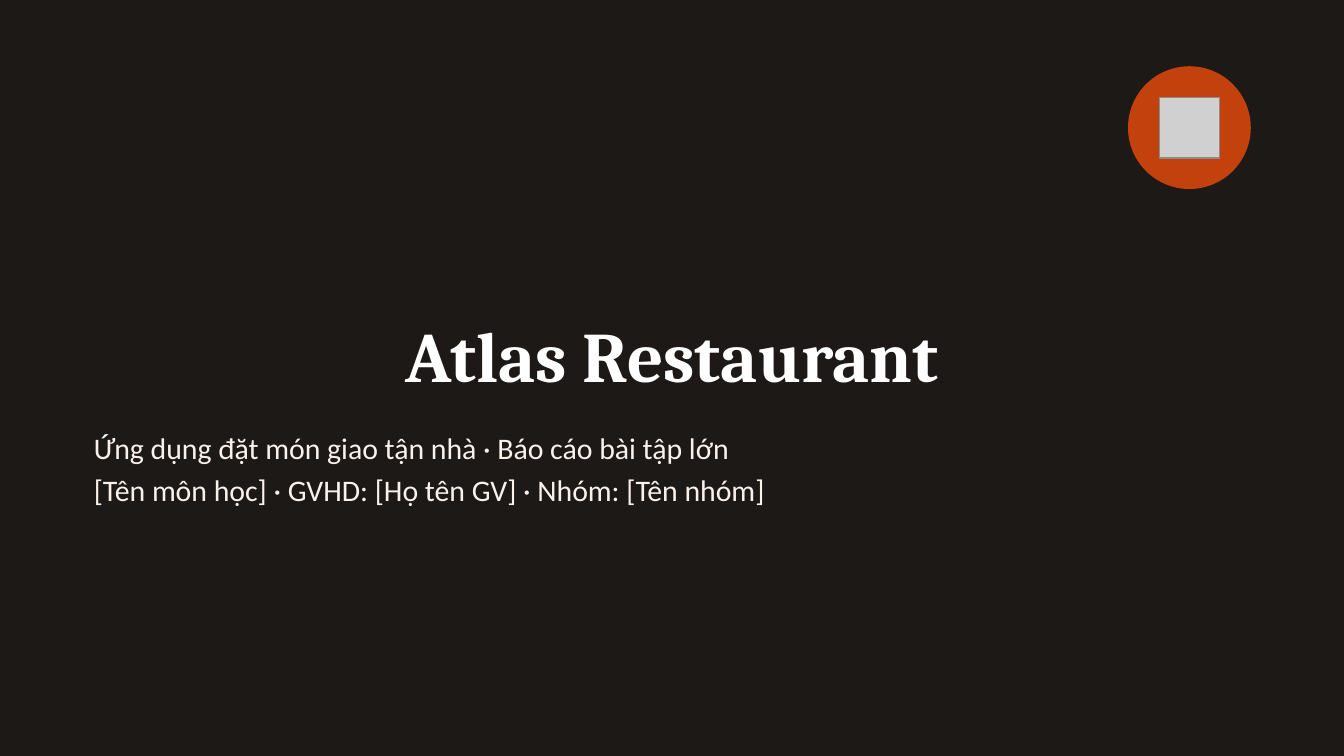
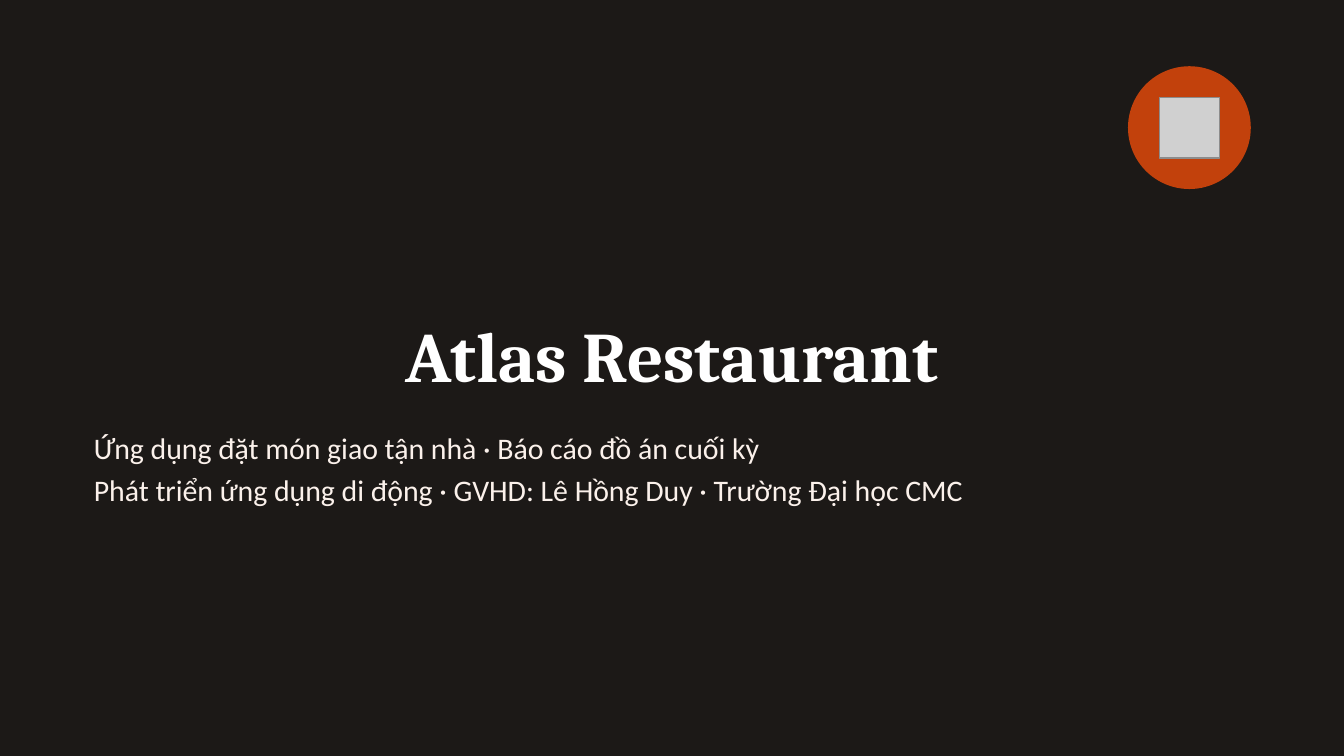
Before and after one commit to Anpham120/restaurant-ordering-mobile, a slide deck: slide 1 of docs/Slide_BTL_AtlasRestaurant.pptx. Drawn at 1344x756 pixels with LibreOffice and Linux fonts; fonts in the diff are those of the drawing; grey boxes stand for pictures. Boxes give left, top, right and bottom in pixels: in the first picture for what was removed or moved away, otherwise in the second. Text is boxed around its words. In the diff, an @@ line names an element or a change of style, - is before the commit and + after.

```diff
--- a/docs/Slide_BTL_AtlasRestaurant.pptx
+++ b/docs/Slide_BTL_AtlasRestaurant.pptx
@@ text at (94,434,962,506): text changed @@
-Ứng dụng đặt món giao tận nhà · Báo cáo bài tập lớn
-[Tên môn học] · GVHD: [Họ tên GV] · Nhóm: [Tên nhóm]
+Ứng dụng đặt món giao tận nhà · Báo cáo đồ án cuối kỳ
+Phát triển ứng dụng di động · GVHD: Lê Hồng Duy · Trường Đại học CMC
```
Also in this commit, not shown: 1 other slide changed, 1 other file.
